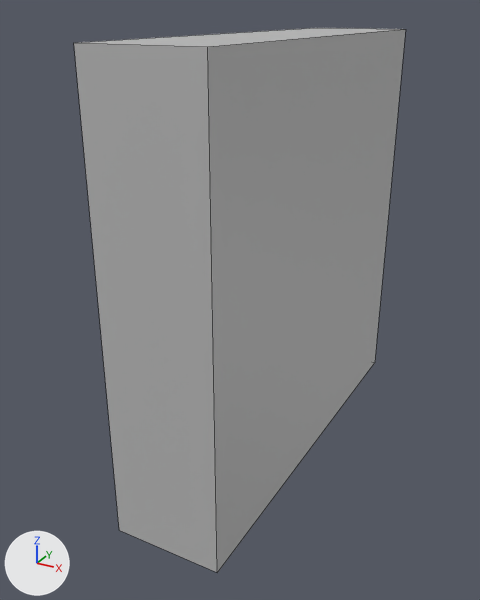
An edit to the FBX model Unity/LabsterDemo/Assets/Geometry/Door.fbx, drawn before and after from the same camera.
Rendered twice from a camera (50 mm lens) standing at (0.0131, -0.0174, 0.021) and looking at (-0.0011, 0.0084, 0.0081). The axes (+X, +Y, +Z) are drawn at lower left. The lights are the same throughout. Mesh edges are drawn as thin lines. Where no turn or scale is listed for an object, it has been applied to the vertices.

The older version as bpy lines, for what is in view:
```python
mat_material_wall1 = principled_material('material_wall1')
mat_material_wall1.base_color = (0.5, 0.5, 0.5)  # grey #bcbcbc
me_mesh = bpy.data.meshes.new('Mesh')
me_mesh.from_pydata(...)  # a box spanning x -0.0025..0.0025, y 0.0..0.02, z 0.0..0.02
me_mesh.materials.append(mat_material_wall1)  # grey #bcbcbc
ob_door_object = bpy.data.objects.new('door_object', me_mesh)
ob_door_object.location = (0.0, 0.0, 0.0)
```
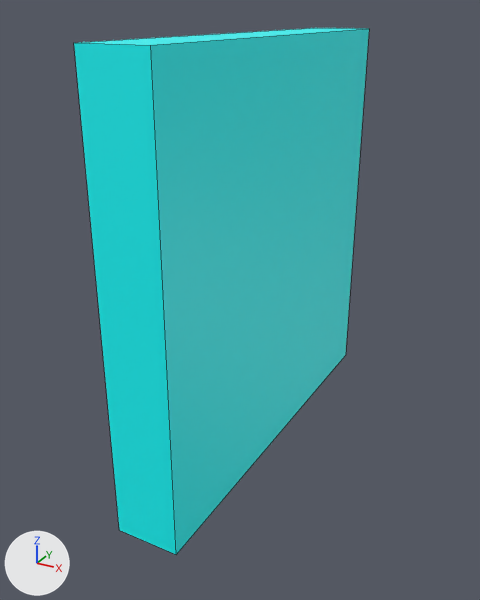
The newer file is also turned or shifted as a whole; pictures and numbers use the older file's frame.

What differs and where, as boxes (x1, y1, x2, y2) in the pictures (480 x 600 px):
'door_object', recoloured, mesh rescaled (grey to cyan, 11% narrower): before (74, 28, 406, 573); after (74, 28, 369, 555)

What changed in the scene script:
```text
Change mat_material_wall1:
    mat_material_wall1.base_color: (0.5, 0.5, 0.5) -> (0.0, 1.0, 1.0)  # grey #bcbcbc -> cyan #00ffff
Change me_mesh:
    where me_mesh.from_pydata(...)  # 8 vertices, 6 faces; spans x -0.0025..0.0025, y 0.0..0.02, z 0.0..0.02
    used by ob_door_object; location = (0.0, 0.0, 0.0)
    me_mesh part 1: the whole mesh is scaled about its middle by (0.6, 1, 1), then moved by (-0.001, 0.0, 0.0)
```
